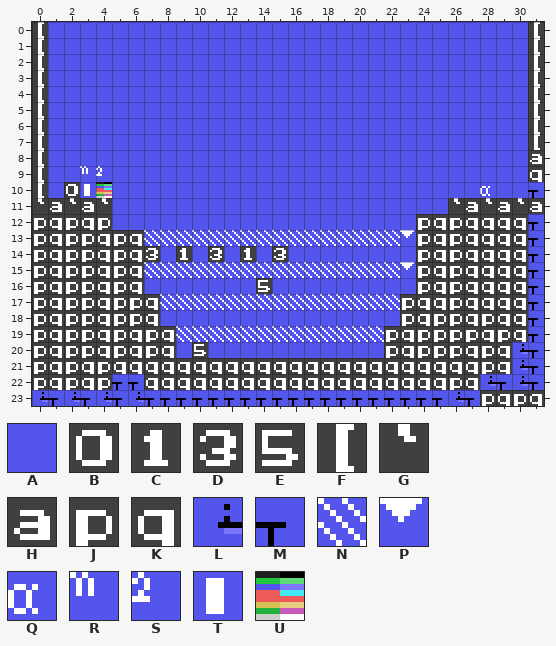
Tiled map, stored at games/stevedore/maps/stage_12.tmx. Above, as it was before the edit.
Cells are 8x8 px. Shown: x 0..31, y 0..23.
Key: from "charset": A 0, B 48, C 49, D 51, E 53, F 91, G 96, H 97, J 112, K 113, L 128, M 129, N 204, P 205, Q 224, R 252, S 253, T 254, U 255.
_ is an empty cell.
Layer "Capa de Patrones 1" before, first column x 0:
 0 FAAAAAAAAAAAAAAAAAAAAAAAAAAAAAAF
 1 FAAAAAAAAAAAAAAAAAAAAAAAAAAAAAAF
 2 FAAAAAAAAAAAAAAAAAAAAAAAAAAAAAAF
 3 FAAAAAAAAAAAAAAAAAAAAAAAAAAAAAAF
 4 FAAAAAAAAAAAAAAAAAAAAAAAAAAAAAAF
 5 FAAAAAAAAAAAAAAAAAAAAAAAAAAAAAAF
 6 FAAAAAAAAAAAAAAAAAAAAAAAAAAAAAAF
 7 FAAAAAAAAAAAAAAAAAAAAAAAAAAAAAAF
 8 FAAAAAAAAAAAAAAAAAAAAAAAAAAAAAAH
 9 FAARSAAAAAAAAAAAAAAAAAAAAAAAAAAK
10 FABTUAAAAAAAAAAAAAAAAAAAAAAAQAAM
11 GHGHGAAAAAAAAAAAAAAAAAAAAAGHGHGH
12 JKJKJAAAAAAAAAAAAAAAAAAAJKJKKKKM
13 JKJJKJKNNNNNNNNNNNNNNNNPJKJKKKKM
14 JKJJKJKDACADACADAAAAAAAAJKJKKKKM
15 JKJJKJKNNNNNNNNNNNNNNNNPJKJKKKKM
16 JKJJKJKAAAAAAAEAAAAAAAAAJKJKKKKM
17 JKJJKJJKNNNNNNNNNNNNNNNJKKJKKKKM
18 JKJJKJJKAAAAAAAAAAAAAAAJKJJKJKKM
19 JKJJKJKJKNNNNNNNNNNNNNJKJJJJKJKM
20 JKJJKJKJKAEAAAAAAAAAAAJKJJJKJKLM
21 JKJKJKKKKKKKKKKKKKKKKKKKKKKKJKLM
22 JKJKJMMKKKKKKKKKKKKKKKKKKKJKLMLM
23 LMLMLMLMMMMMMMMMMMMMMMMMMMLMJKJK
After the commit:
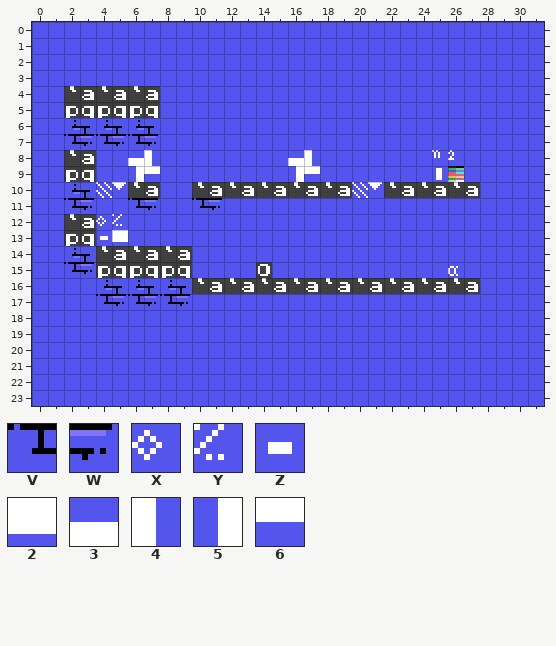
Further tiles: from "charset": V 144, W 145, X 188, Y 189, Z 196, 2 197, 3 220, 4 221, 5 222, 6 223.
What changed:
Changed rows in their new state; . is an unchanged cell.
Layer "Capa de Patrones 1":
first column x 0:
 0 A..............................A
 1 A..............................A
 2 A..............................A
 3 A..............................A
 4 A.GHGHGH.......................A
 5 A.JKJKJK.......................A
 6 A.LMLMLM.......................A
 7 A.VWVWVW.......................A
 8 A.GH..34........34.......RS....A
 9 A.JKA.56........56.......TU....A
10 A.LMNPGH..GHGHGHGHGHNPGHGHGHA..A
11 AAVWA.VW..VW..............AAAAAA
12 AAGHXY..................AAAAAAAA
13 AA.KZ2AAAAAAAAAAAAAAAAAAAAAAAAAA
14 AALMGHGHGH.A.A.A........AAAAAAAA
15 AAVWJKJKJKAAAABAAAAAAAAAAAQAAAAA
16 AAAALMLMLMGHGHGHGHGHGHGHGHGHAAAA
17 AAAAVWVWVWAAAAAAAAAAAAAAAAAAAAAA
18 AAAAAAAA...............AAAAAAAAA
19 AAAAAAAAAAAAAAAAAAAAAAAAAAAAAAAA
20 AAAAAAAAA.A...........AAAAAAAAAA
21 AAAAAAAAAAAAAAAAAAAAAAAAAAAAAAAA
22 AAAAAAAAAAAAAAAAAAAAAAAAAAAAAAAA
23 AAAAAAAAAAAAAAAAAAAAAAAAAAAAAAAA
